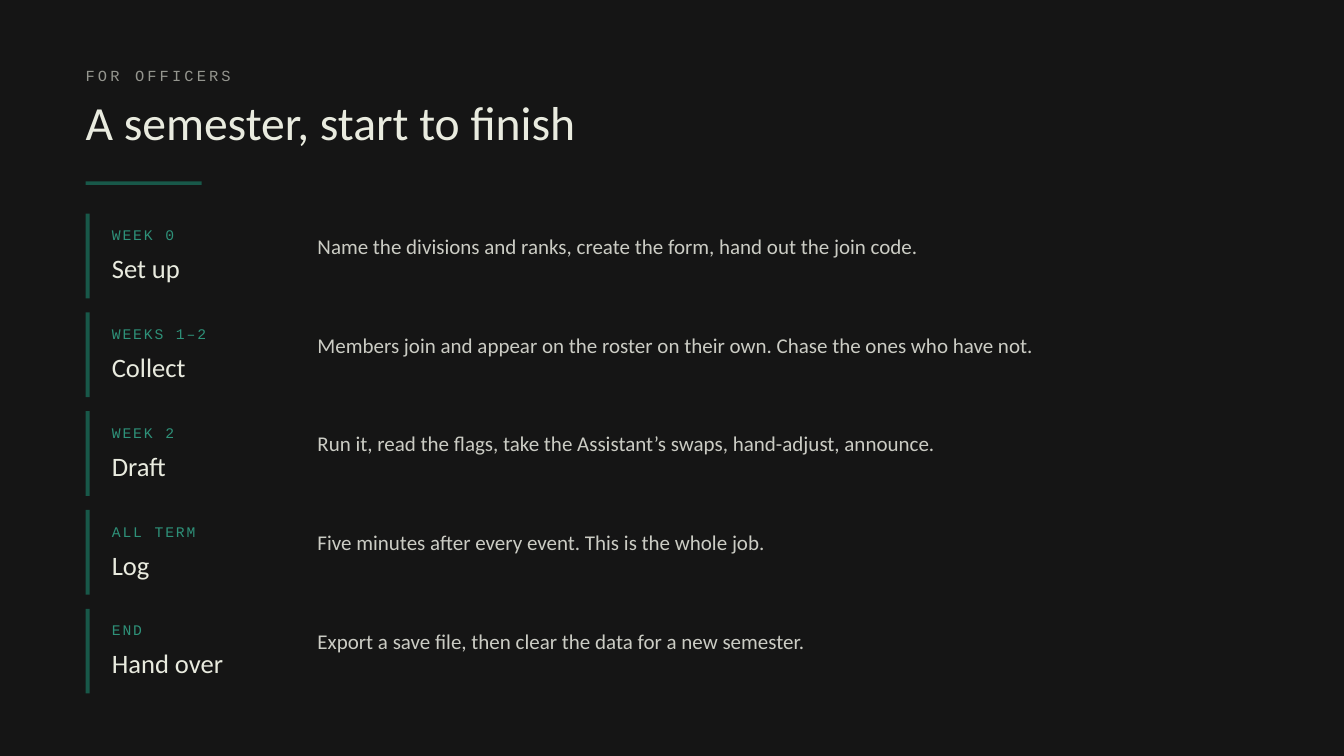
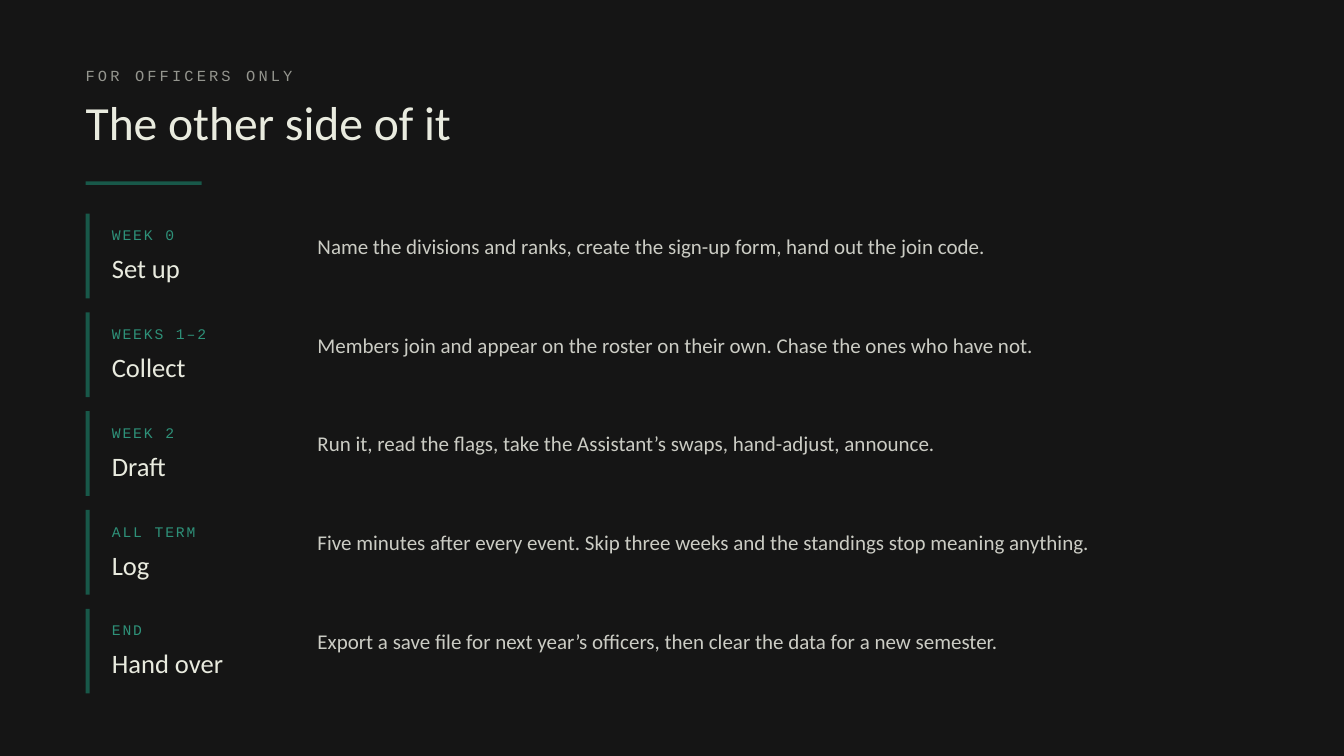
Before and after one commit to Slifronic/org-draft, a slide deck: slide 15 of slides/PBL-orientation.pptx (slide 14 before the commit). Drawn at 1344x756 pixels with LibreOffice and Linux fonts; fonts in the diff are those of the drawing. Boxes give left, top, right and bottom in pixels: in the first picture for what was removed or moved away, otherwise in the second. Text is boxed around its words. In the diff, an @@ line names an element or a change of style, - is before the commit and + after.

```diff
--- a/slides/PBL-orientation.pptx
+++ b/slides/PBL-orientation.pptx
@@ text at (86, 71, 292, 81): text changed @@
-FOR OFFICERS
+FOR OFFICERS ONLY
@@ text at (86, 107, 451, 141): text changed @@
-A semester, start to finish
+The other side of it
@@ text at (317, 239, 985, 258): text changed @@
-Name the divisions and ranks, create the form, hand out the join code.
+Name the divisions and ranks, create the sign-up form, hand out the join code.
@@ text at (317, 535, 1088, 554): text changed @@
-Five minutes after every event. This is the whole job.
+Five minutes after every event. Skip three weeks and the standings stop meaning anything.
@@ text at (317, 634, 998, 653): text changed @@
-Export a save file, then clear the data for a new semester.
+Export a save file for next year’s officers, then clear the data for a new semester.
```
Also in this commit, not shown: 7 other slides changed, 8 slides added, 8 slides removed, 4 other files.
